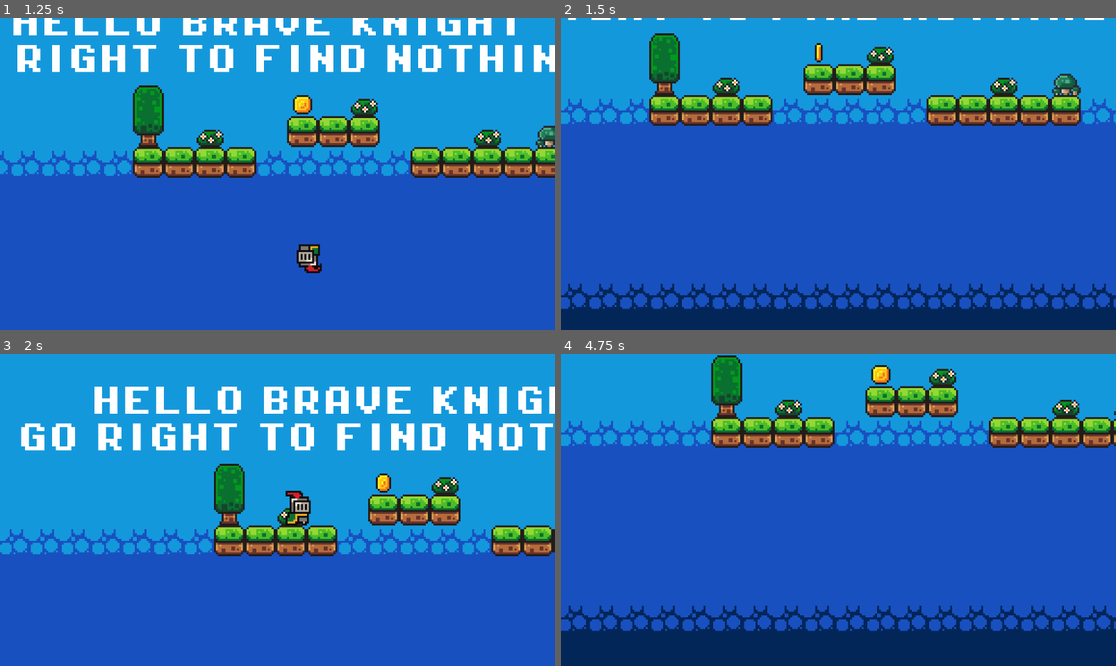
Above: before the commit, frames 1-4 (two rows, left to right).
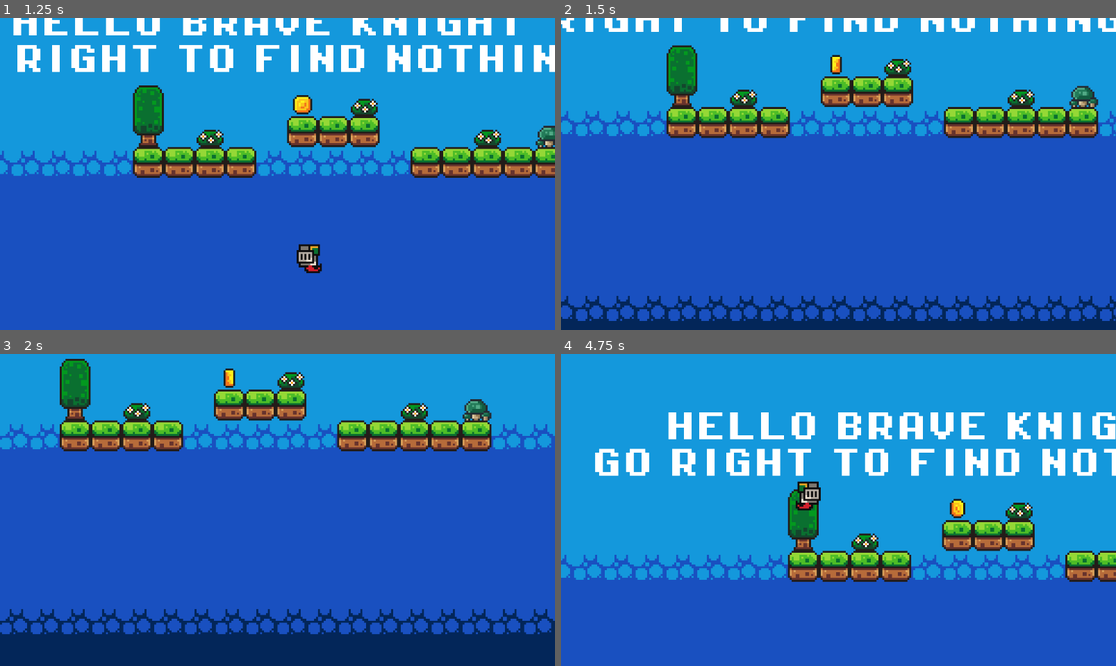
Above: after the commit, the same moments.

Repository: komandotayfa/jumpjump
Game: Godot game, scene res://scenes/game.tscn
Same seed, same stepped clock (60 frames per second), same inputs: the game is played once before the commit and once after it.
Inputs:
- Up to frame 1 (1.25 s): hold D (move_right) from 0.53 s (still down); tap Space (jump) at 0.6, 0.77, 1.07 s
- Up to frame 2 (1.5 s): keep holding D (move_right); tap Space (jump) at 1.35 s
- Up to frame 3 (2 s): keep holding D (move_right); tap Space (jump) at 1.52, 1.82 s
- Up to frame 4 (4.75 s): release D (move_right) at 2.03 s; hold A (move_left) 2.03-2.78 s; tap Space (jump) at 2.1, 2.85, 3.02, 3.32, 3.6, 3.77, 4.07, 4.35, 4.52 s; hold D (move_right) 2.78-4.28 s; hold A (move_left) from 4.28 s (still down)

Frame 1 is identical in both runs. In frame 2, 22% of the frame differs, in the area x 0-100%, y 0-98%; in frame 3, 59%; in frame 4, 66%, in the area x 0-100%, y 0-100%.

Commit message:
Updated export settings

Diff:
--- a/project.godot
+++ b/project.godot
@@ -13,7 +13,8 @@
 config/name="jumpjump"
 run/main_scene="res://scenes/game.tscn"
 config/features=PackedStringArray("4.2", "Forward Plus")
-config/icon="res://icon.svg"
+config/icon="res://icon.png"
+config/windows_native_icon="res://icon.ico"
 
 [autoload]
 
--- a/scenes/player.tscn
+++ b/scenes/player.tscn
@@ -240,7 +240,7 @@
 [node name="AnimatedSprite2D" type="AnimatedSprite2D" parent="."]
 position = Vector2(0, -12)
 sprite_frames = SubResource("SpriteFrames_x7q5w")
-animation = &"jump"
+animation = &"dead"
 autoplay = "idle"
 
 [node name="CollisionShape2D" type="CollisionShape2D" parent="."]
--- a/scripts/killzone.gd
+++ b/scripts/killzone.gd
@@ -4,7 +4,10 @@
 
 func _on_body_entered(body):
 	print("Dead")
+	Engine.time_scale = 0.5
+	body.get_node("CollisionShape2D").queue_free()
 	timer.start()
 
 func _on_timer_timeout():
+	Engine.time_scale = 1.0
 	get_tree().reload_current_scene()
Not shown, changed: export_presets.cfg
Binary file added: icon.ico
Binary file added: icon.png
Not shown, added: icon.png.import
